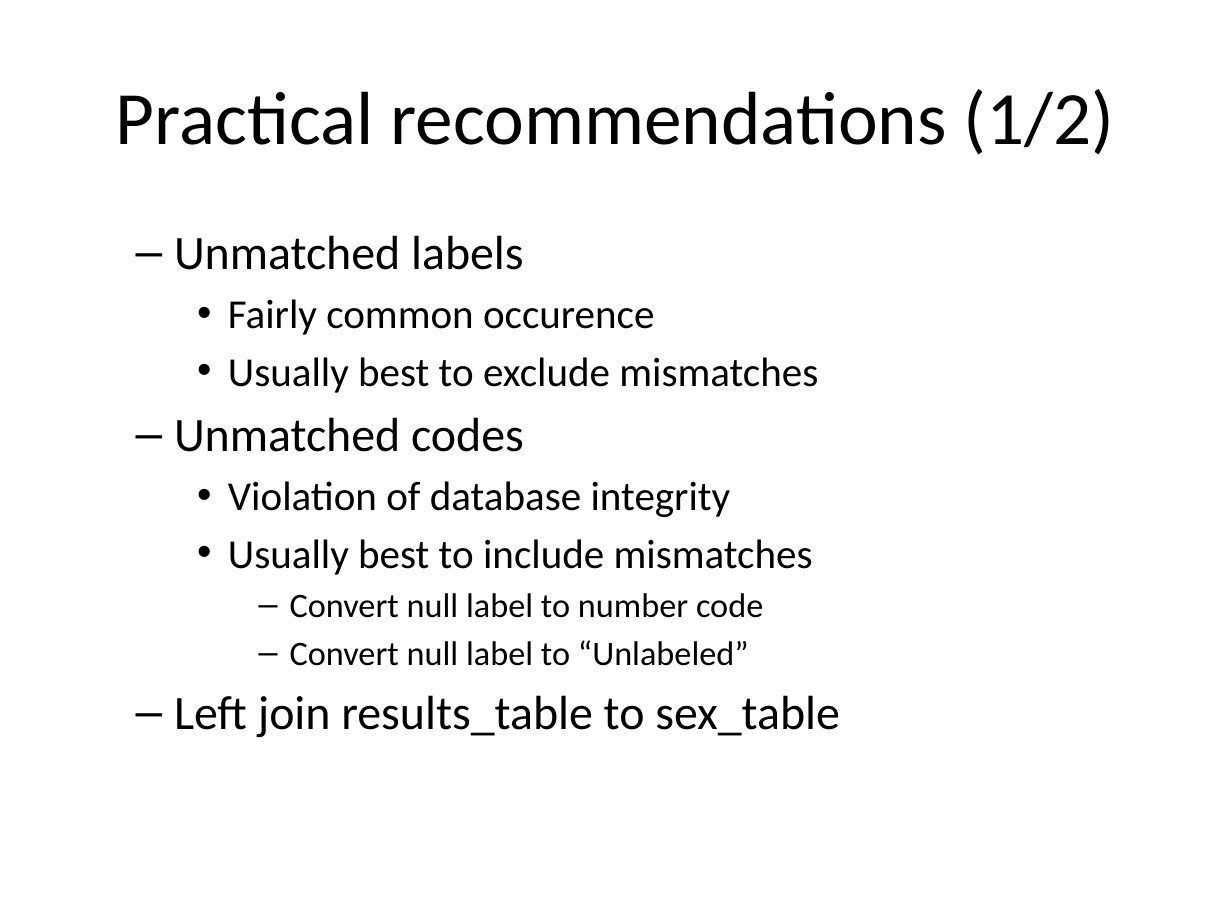
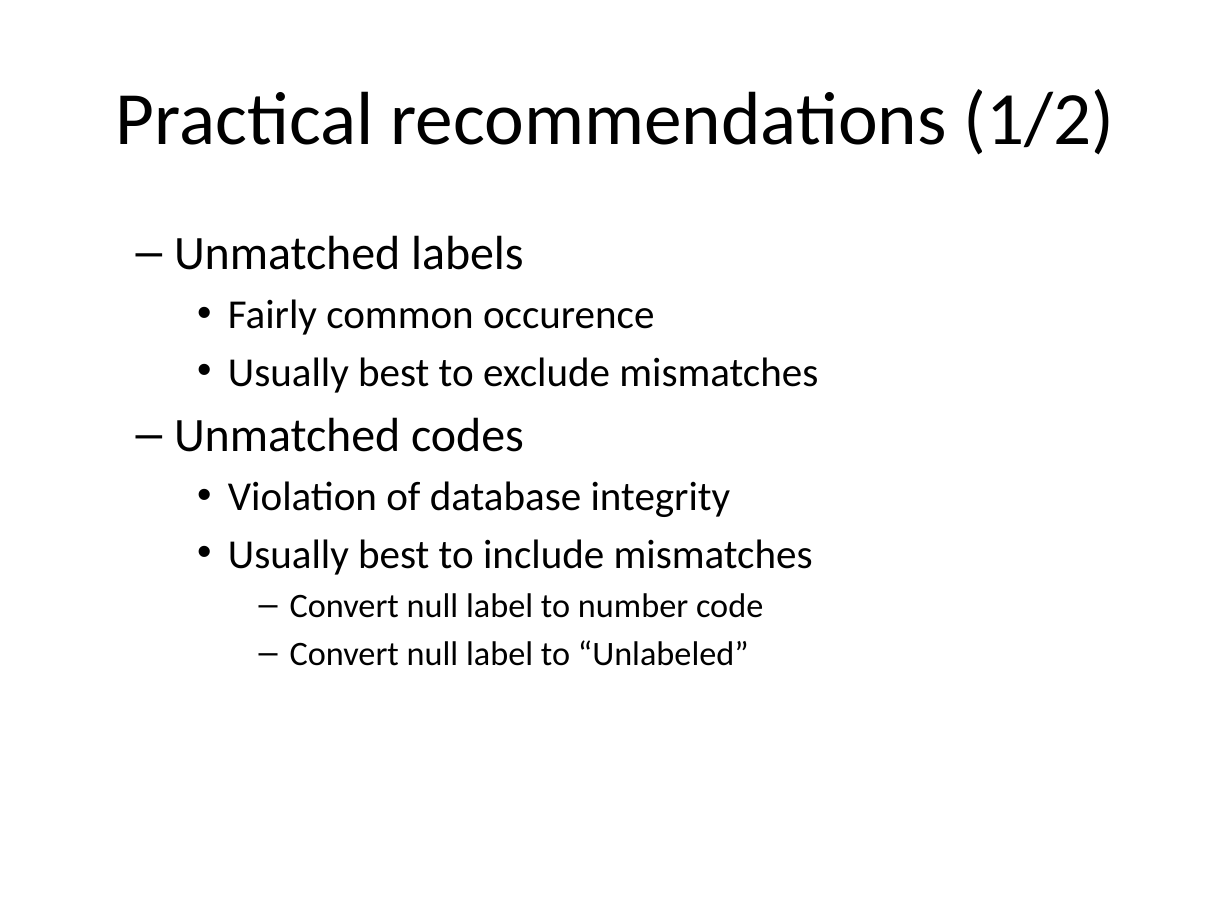
Before and after one commit to pmean/introduction-to-sql, a slide deck: slide 18 of src/mismatches.pptx (slide 14 before the commit). Drawn at 1232x924 pixels with LibreOffice and Linux fonts; fonts in the diff are those of the drawing. Boxes give left, top, right and bottom in pixels: in the first picture for what was removed or moved away, otherwise in the second. Text is boxed around its words. In the diff, an @@ line names an element or a change of style, - is before the commit and + after.

```diff
--- a/src/mismatches.pptx
+++ b/src/mismatches.pptx
@@ text at (174,695,840,738): paragraph removed @@
-  – Left join results_table to sex_table
```
Also in this commit, not shown: 6 other slides changed, 4 slides added, 1 other file.
